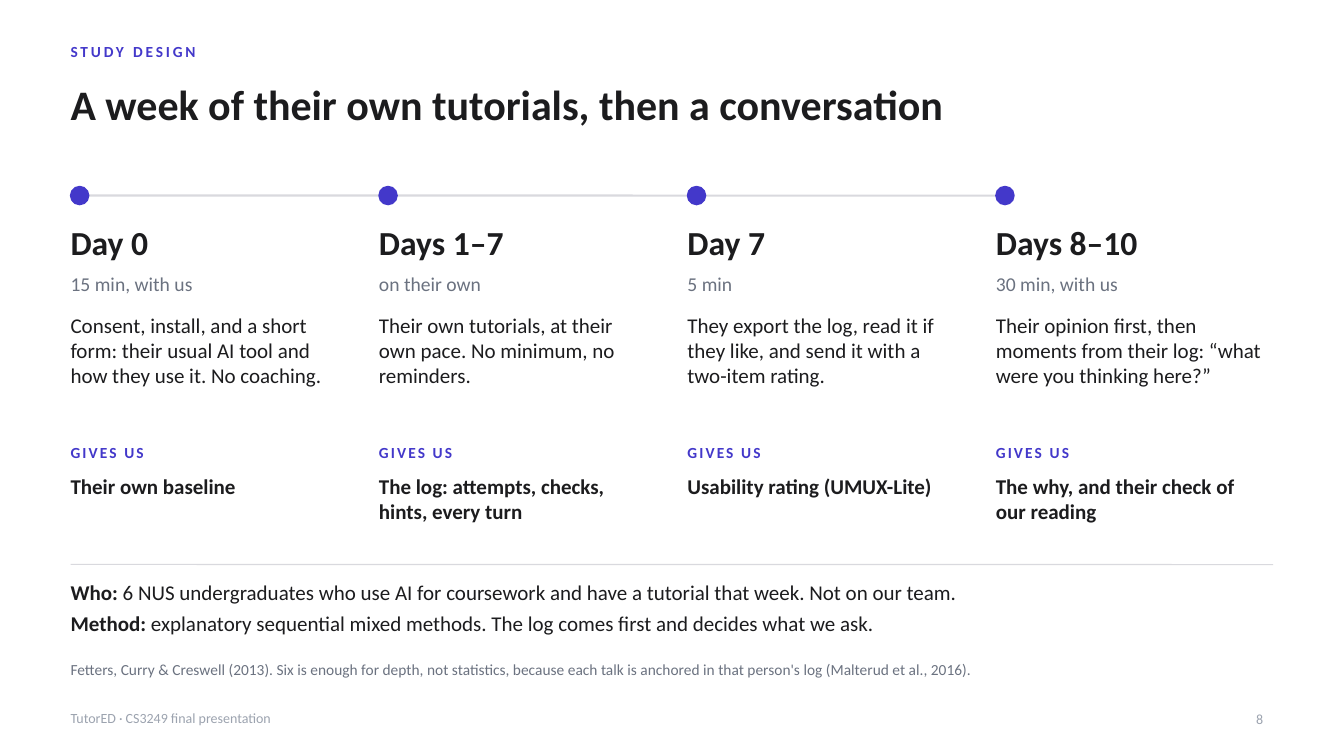
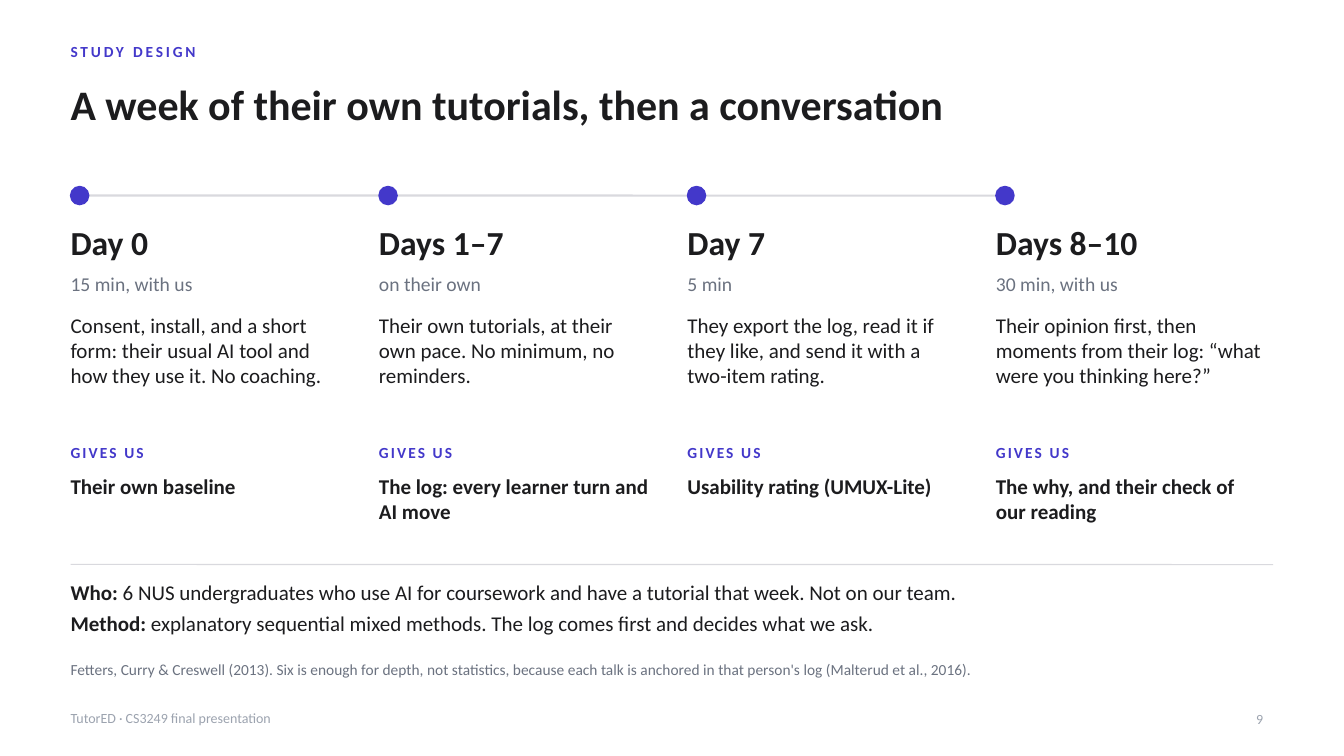
Before and after one commit to lucasisnotcool/ChatterED, a slide deck: slide 9 of docs/group/final-presentation/UserStudy_Lucas.pptx (slide 8 before the commit). Drawn at 1344x756 pixels with LibreOffice and Linux fonts; fonts in the diff are those of the drawing. Boxes give left, top, right and bottom in pixels: in the first picture for what was removed or moved away, otherwise in the second. Text is boxed around its words. In the diff, an @@ line names an element or a change of style, - is before the commit and + after.

```diff
--- a/docs/group/final-presentation/UserStudy_Lucas.pptx
+++ b/docs/group/final-presentation/UserStudy_Lucas.pptx
@@ text at box(379, 479, 648, 519): text changed @@
-The log: attempts, checks, hints, every turn
+The log: every learner turn and AI move
@@ page number at box(1256, 715, 1263, 724): text changed @@
-8
+9
```
Also in this commit, not shown: 9 other slides changed, 2 slides added, 1 slide removed, 1 other file.
